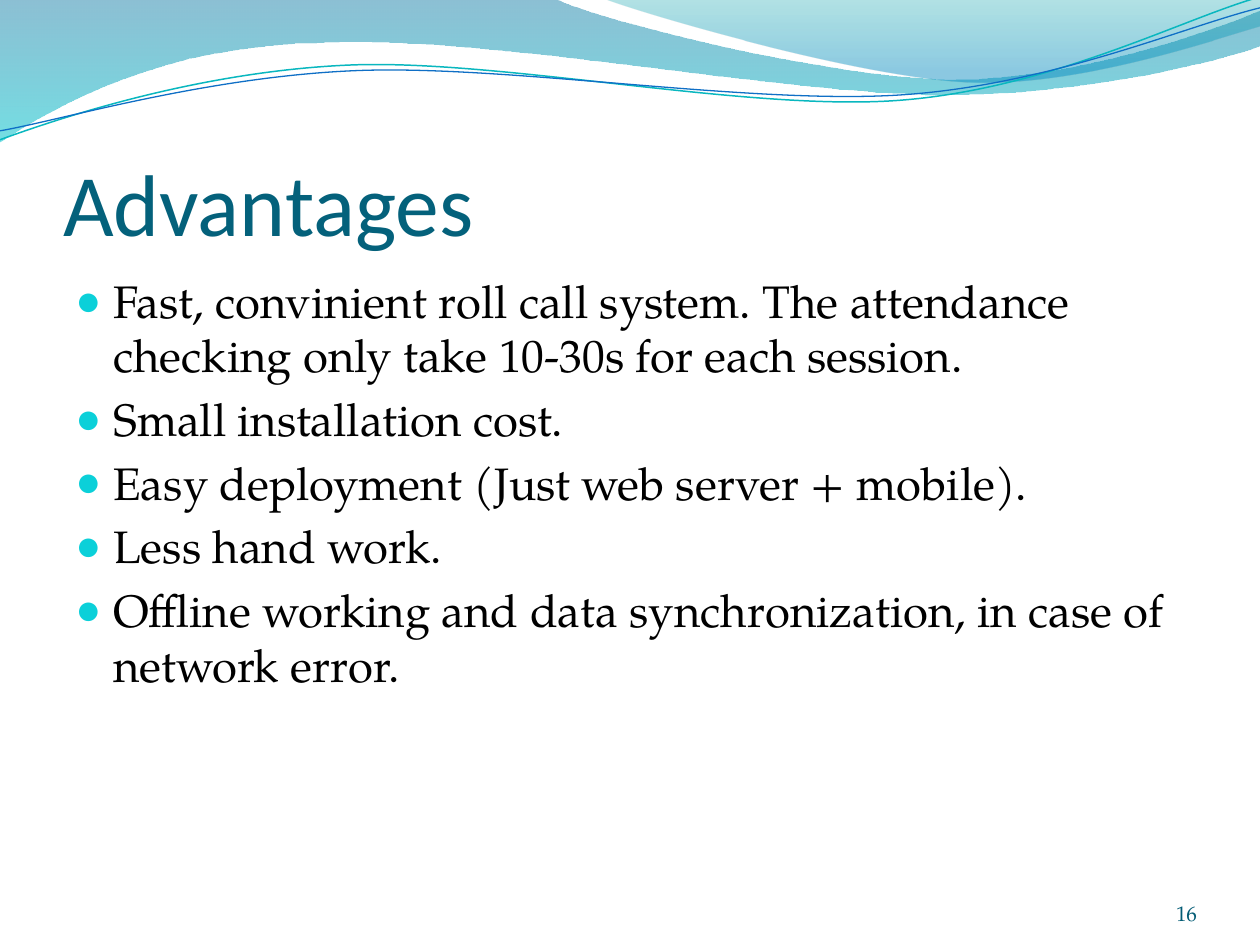
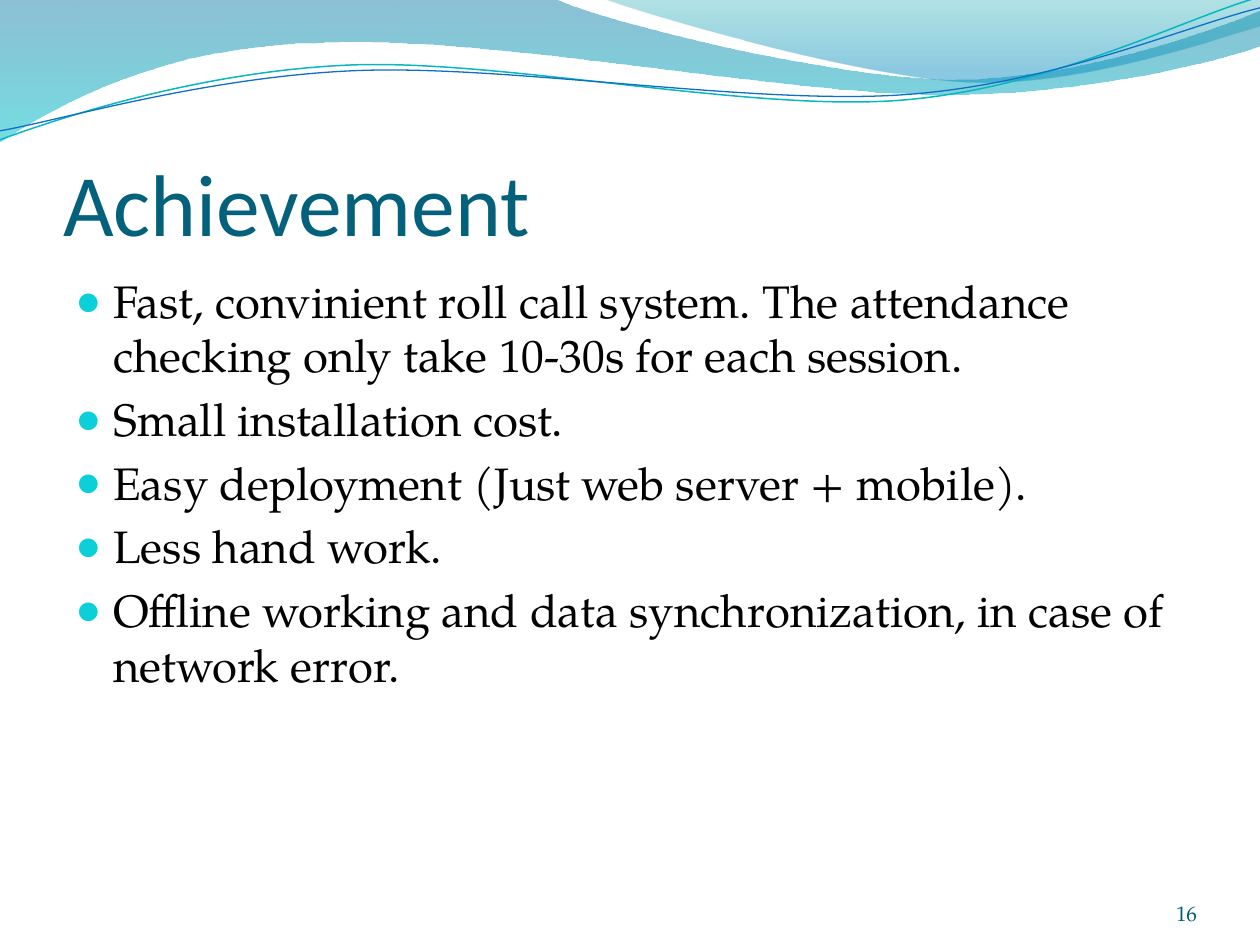
Before and after one commit to conanak99/roll-system-mobile, a slide deck: slide 16 of Document/Slide/Slide thuyet trinh.pptx. Drawn at 1260x945 pixels with LibreOffice and Linux fonts; fonts in the diff are those of the drawing; background and template pictures are left out. Boxes give left, top, right and bottom in pixels: in the first picture for what was removed or moved away, otherwise in the second. Text is boxed around its words. In the diff, an @@ line names an element or a change of style, - is before the commit and + after.

```diff
--- a/Document/Slide/Slide thuyet trinh.pptx
+++ b/Document/Slide/Slide thuyet trinh.pptx
@@ title at (63,175,529,237): text changed @@
-Advantages
+Achievement
```
Also in this commit, not shown: 1 other slide changed, 21 other files.
